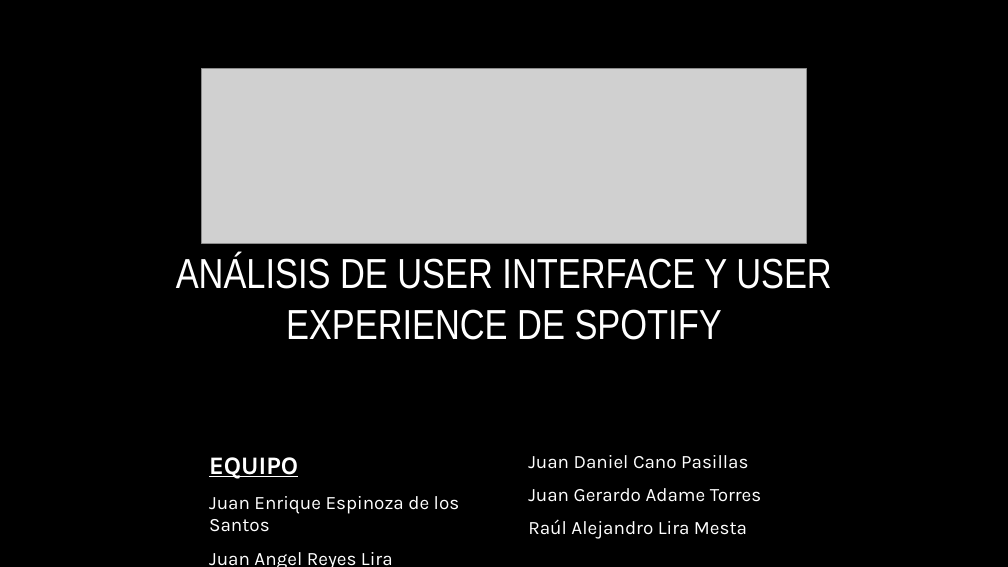
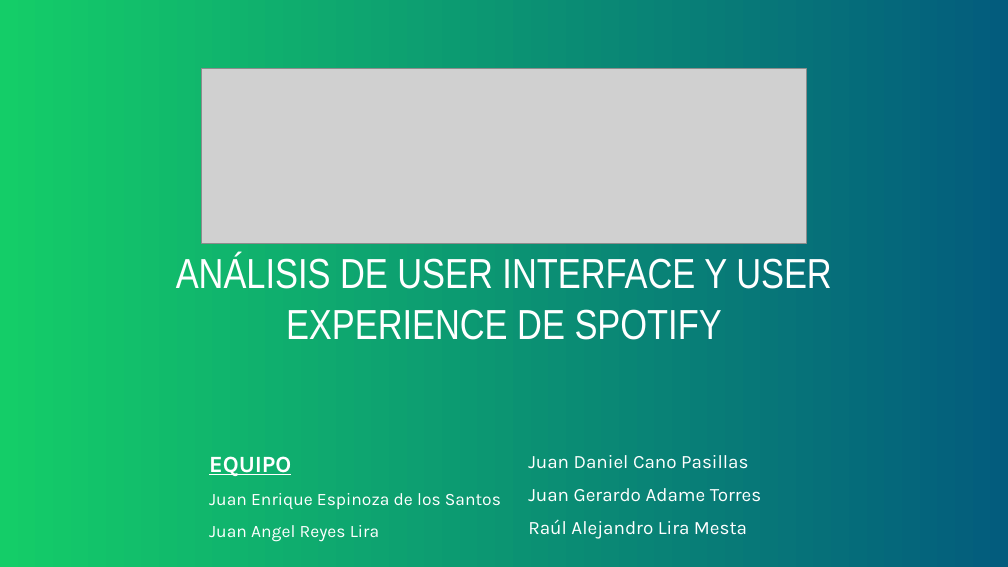
Before and after one commit to kiikedls/losjuanes, a slide deck: slide 1 of tarea/Spotify.pptx. Drawn at 1008x567 pixels with LibreOffice and Linux fonts; fonts in the diff are those of the drawing; grey boxes stand for pictures; background and template pictures are left out. Boxes give left, top, right and bottom in pixels: in the first picture for what was removed or moved away, otherwise in the second. Text is boxed around its words. In the diff, an @@ line names an element or a change of style, - is before the commit and + after.

```diff
--- a/tarea/Spotify.pptx
+++ b/tarea/Spotify.pptx
@@ background picture (left out) to gradient #14CD68 to #035C7D @@
@@ subtitle "EQUIPO" at bbox=[209, 456, 501, 542]: size 24 to 22.2 pt in "EQUIPO"; size 18 to 16.6 pt in "Juan Enrique Espinoza de los Santos", "Juan Angel Reyes Lira" @@
```
Also in this commit, not shown: 6 other slides changed.
